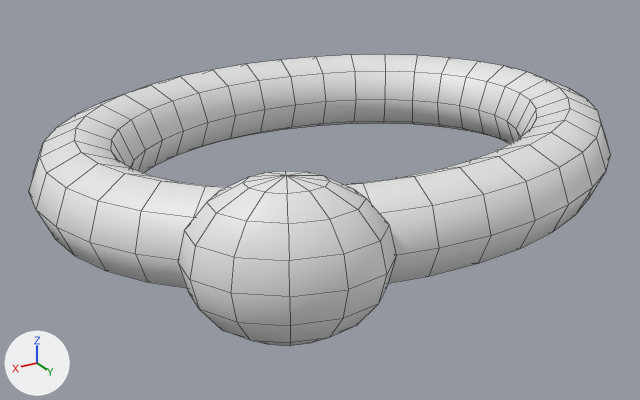
One commit to the FBX model Assets/_BusJam/Art/Models/BoardKit/Kit_Rope_2.fbx: the scene before it, then after it.
One viewpoint serves both versions: a 50 mm camera at (0.46, 0.738, 0.314) aimed at (0.027, 0.016, -0.047). Lighting does not change. The marker at lower left points along +X, +Y and +Z. The picture after the commit comes second. Mesh edges are drawn as thin lines. Where no turn or scale is listed for an object, it has been applied to the vertices.

In view in the first picture: 'Kit_Rope_2'.
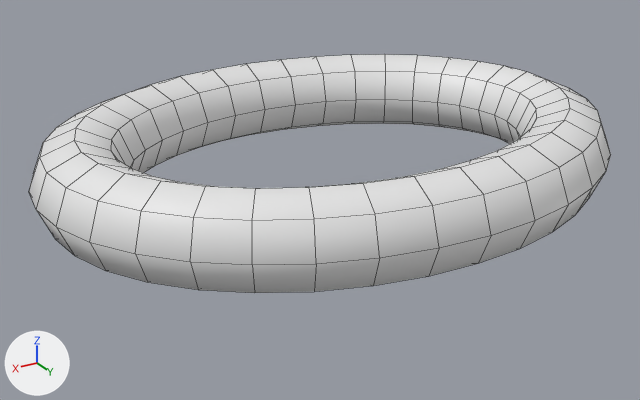
Pixel boxes [x1, y1, x2, y2] of what changed, in the pictures (640 x 400 px):
'Kit_Rope_2', reshaped (18% shorter)
    before: [29, 54, 611, 346]
    after: [29, 54, 611, 293]
part 1 of me_kit_rope_2, deleted
    before: [178, 171, 396, 346]

The change in detail:
me_kit_rope_2 is used by ob_kit_rope_2; location (0.0, 0.0, 0.0).
me_kit_rope_2 had 374 vertices, 384 faces and spanned x -0.307..0.307, y -0.245..0.262, z -0.07..0.07.
me_kit_rope_2 now has 288 vertices, 288 faces and spans x -0.307..0.307, y -0.245..0.245, z -0.045..0.045.
me_kit_rope_2 part 1: the loose piece of 86 vertices spanning x 0.085..0.243, y 0.13..0.262, z -0.07..0.07 is deleted.
